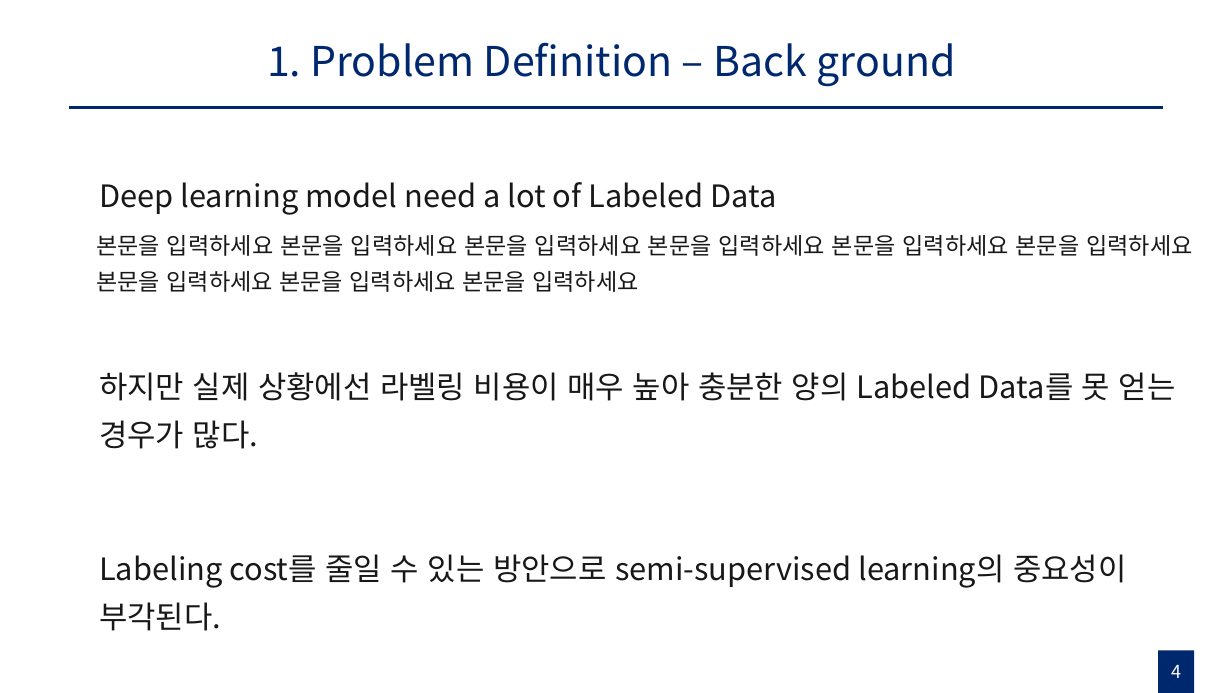
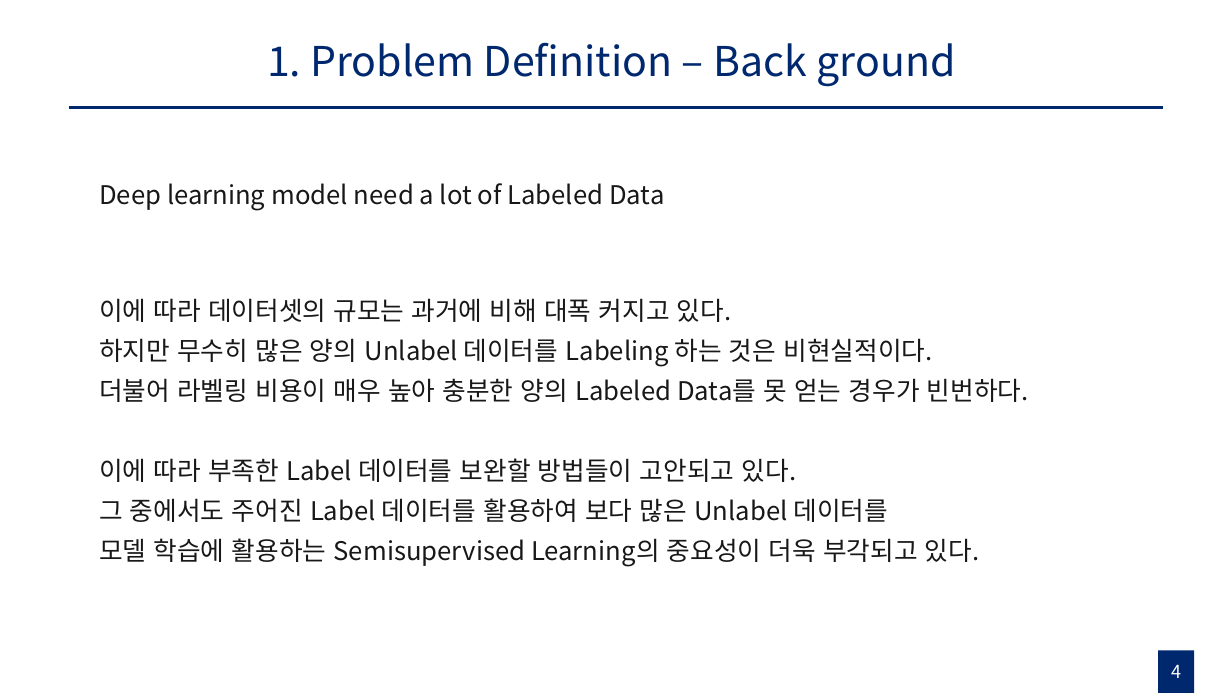
Before and after one commit to gusrn0505/TIL, a slide deck: slide 4 of Pseudo labeling with Coreset 초안.pptx. Drawn at 1232x693 pixels with LibreOffice and Linux fonts; fonts in the diff are those of the drawing. Boxes give left, top, right and bottom in pixels: in the first picture for what was removed or moved away, otherwise in the second. Text is boxed around its words. In the diff, an @@ line names an element or a change of style, - is before the commit and + after.

```diff
--- a/Pseudo labeling with Coreset 초안.pptx
+++ b/Pseudo labeling with Coreset 초안.pptx
@@ text "Deep learning model need a ..." at (99, 183, 664, 211): size 24 to 20 pt @@
@@ text removed at (96, 235, 1192, 292) @@
-본문을 입력하세요 본문을 입력하세요 본문을 입력하세요 본문을 입력하세요 본문을 입력하세요 본문을 입력하세요 본문을 입력하세요 본문을 입력하세요 본문을 입력하세요
@@ text at (99, 298, 1029, 567): text changed; size 24 to 20 pt @@
-하지만 실제 상황에선 라벨링 비용이 매우 높아 충분한 양의 Labeled Data를 못 얻는 경우가 많다.
+이에 따라 데이터셋의 규모는 과거에 비해 대폭 커지고 있다.
+하지만 무수히 많은 양의 Unlabel 데이터를 Labeling 하는 것은 비현실적이다.
+더불어 라벨링 비용이 매우 높아 충분한 양의 Labeled Data를 못 얻는 경우가 빈번하다.
+이에 따라 부족한 Label 데이터를 보완할 방법들이 고안되고 있다.
+그 중에서도 주어진 Label 데이터를 활용하여 보다 많은 Unlabel 데이터를
+모델 학습에 활용하는 Semisupervised Learning의 중요성이 더욱 부각되고 있다.
@@ text removed at (99, 554, 1126, 631) @@
-Labeling cost를 줄일 수 있는 방안으로 semi-supervised learning의 중요성이 부각된다.
```
Also in this commit, not shown: 17 other slides changed, 3 slides added, 1 slide removed, 5 other files.
